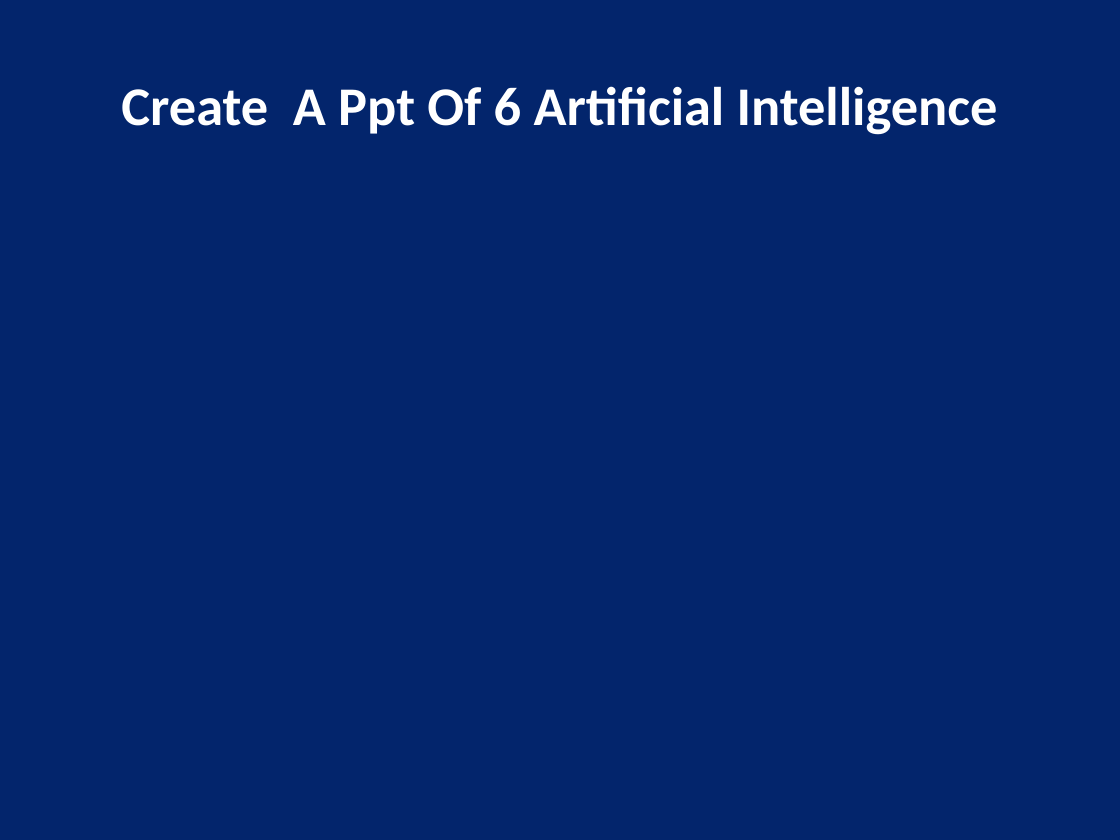
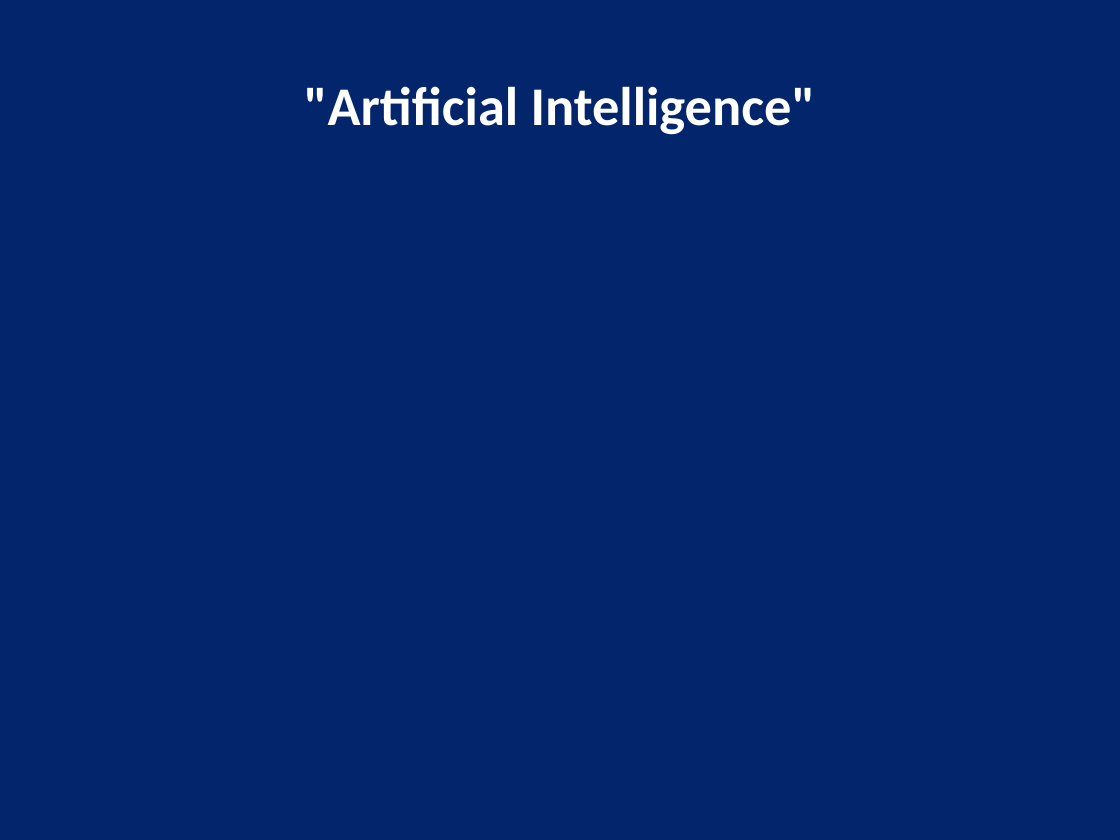
Before and after one commit to Shanaaz-77/auto_ppt_agent, a slide deck: slide 1 of generated_ppts/artificial_intelligence_presentation.pptx. Drawn at 1120x840 pixels with LibreOffice and Linux fonts; fonts in the diff are those of the drawing. Boxes give left, top, right and bottom in pixels: in the first picture for what was removed or moved away, otherwise in the second. Text is boxed around its words. In the diff, an @@ line names an element or a change of style, - is before the commit and + after.

```diff
--- a/generated_ppts/artificial_intelligence_presentation.pptx
+++ b/generated_ppts/artificial_intelligence_presentation.pptx
@@ title at [304, 86, 816, 135]: text changed @@
-Create A Ppt Of 6 Artificial Intelligence
+"Artificial Intelligence"
```
Also in this commit, not shown: 2 other slides changed, 3 slides added, 4 slides removed, 1 other file.
